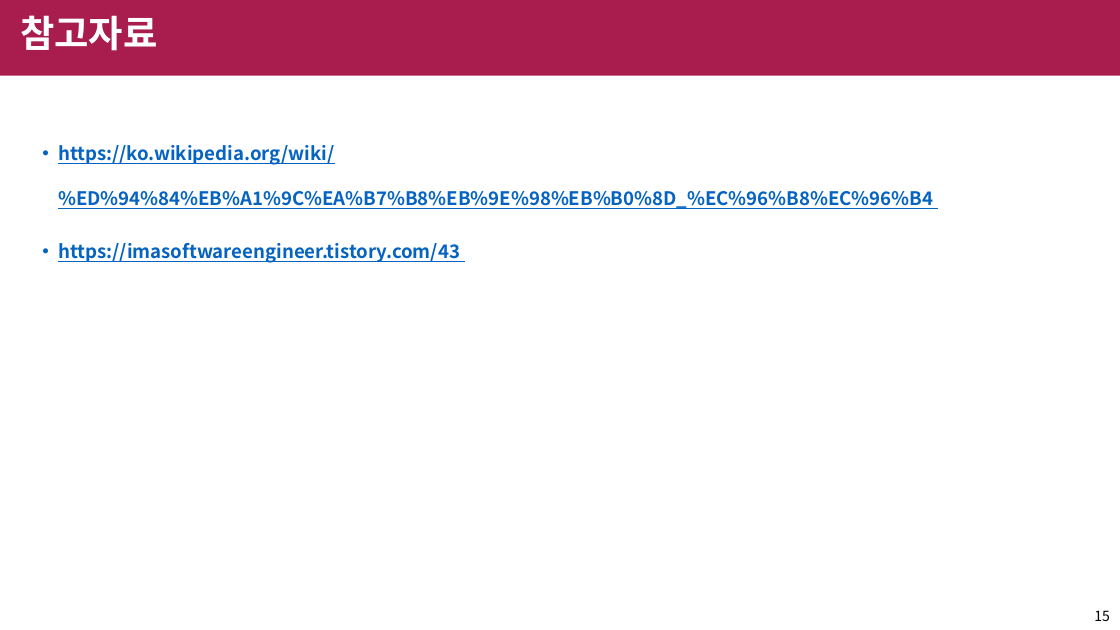
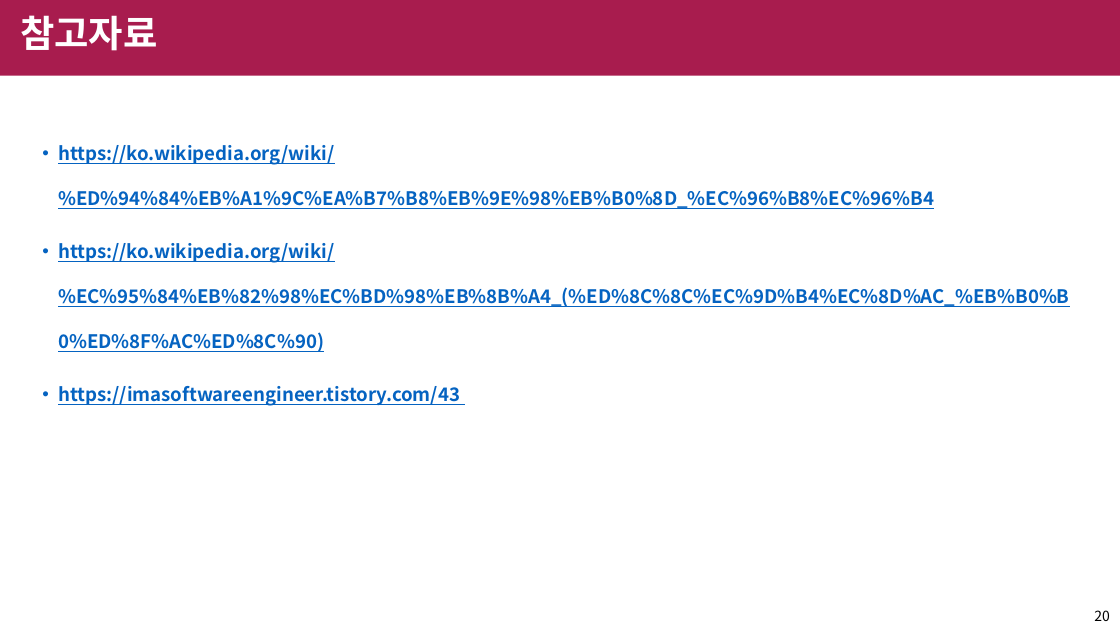
Before and after one commit to shinychan95/R_to_Python, a slide deck: slide 20 of R/python 설치 정리.pptx (slide 15 before the commit). Drawn at 1120x630 pixels with LibreOffice and Linux fonts; fonts in the diff are those of the drawing; background and template pictures are left out. Boxes give left, top, right and bottom in pixels: in the first picture for what was removed or moved away, otherwise in the second. Text is boxed around its words. In the diff, an @@ line names an element or a change of style, - is before the commit and + after.

```diff
--- a/R/python 설치 정리.pptx
+++ b/R/python 설치 정리.pptx
@@ text at box(58, 243, 1070, 352): paragraph added @@
+• https://ko.wikipedia.org/wiki/%EC%95%84%EB%82%98%EC%BD%98%EB%8B%A4_(%ED%8C%8C%EC%9D%B4%EC%8D%AC_%EB%B0%B0%ED%8F%AC%ED%8C%90)
@@ page number at box(1094, 610, 1110, 621): text changed @@
-15
+20
```
Also in this commit, not shown: 6 other slides changed, 11 slides added, 6 slides removed.
